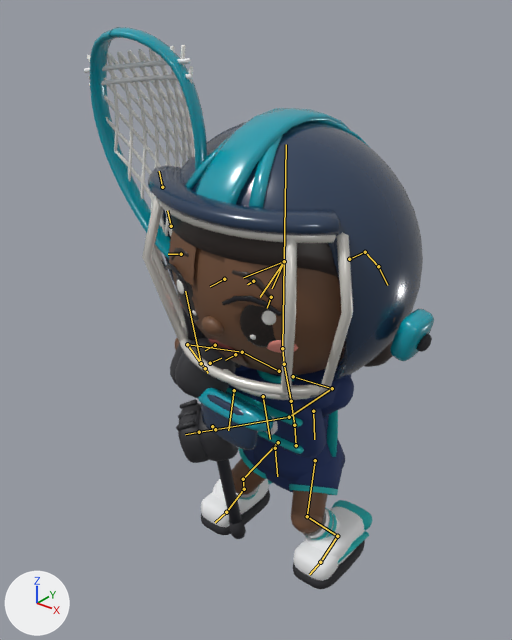
The Blender file 3D/Production/Characters/GirlGoalie/LaxAttack_girl_goalie.blend, before and after one commit.
The view is the same before and after, from a 50 mm camera at (1.041, -1.466, 1.616) aimed at (-0.082, -0.062, 0.746). The lights are fixed; the arrows at lower left show +X, +Y and +Z. The older version comes first. Both versions are drawn at frame 9 of the action 'goalie_crossover_right'; the numbers are the values there. The bones that change, and the others that lie on the model, are drawn over the model as lines.

Names of what the first picture shows: 'girl_goalie_chest_protector', 'girl_goalie_face', 'girl_goalie_gloves', 'girl_goalie_hair', 'girl_goalie_head', 'girl_goalie_headgear', 'girl_goalie_kit', 'girl_goalie_limbs', 'girl_goalie_shoes', 'lax_girl_goalie_stick'.
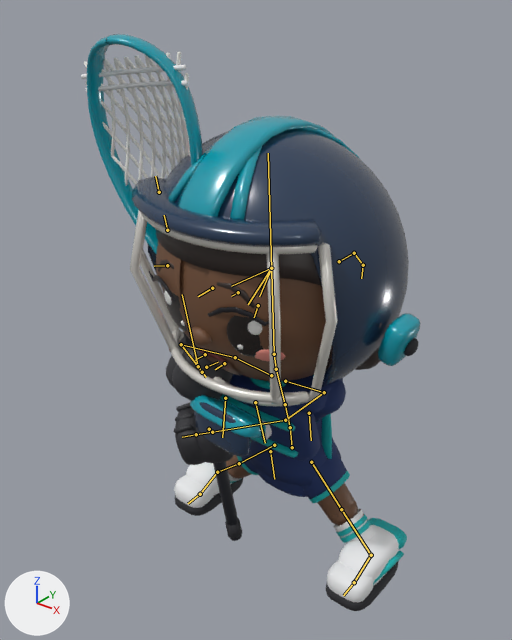
What differs and where, as boxes [x1, y1, x2, y2] in the pictures (512 x 640 px):
'girl_goalie_headgear', posed: before [142, 108, 434, 450]; after [130, 116, 421, 457]
'lax_girl_goalie_stick', posed: before [84, 27, 246, 539]; after [81, 34, 242, 541]
'girl_goalie_head', posed: before [172, 229, 395, 375]; after [161, 260, 382, 381]
'girl_goalie_shoes', posed (35% wider, 35% taller): before [201, 479, 373, 589]; after [174, 462, 407, 611]
'girl_goalie_face', posed: before [161, 230, 298, 368]; after [149, 241, 286, 376]
'girl_goalie_hair', posed (7% shorter): before [170, 215, 393, 367]; after [156, 229, 380, 370]
'girl_goalie_chest_protector', posed (6% shorter): before [227, 365, 351, 458]; after [221, 374, 343, 461]
'girl_goalie_gloves', posed: before [170, 333, 241, 463]; after [166, 337, 252, 465]
'girl_goalie_kit', posed (7% wider): before [239, 368, 345, 495]; after [237, 378, 350, 503]
'girl_goalie_limbs', posed (14% wider): before [175, 338, 354, 540]; after [169, 340, 374, 544]
bone 'pelvis', root to tip: before (296, 445) to (294, 425); after (292, 447) to (290, 427)
bone 'hair_01', root to tip: before (349, 259) to (365, 252); after (339, 261) to (354, 253)
bone 'hair_02', root to tip: before (365, 252) to (378, 266); after (354, 253) to (363, 265)
bone 'hair_03', root to tip: before (378, 266) to (387, 285); after (363, 265) to (361, 278)
bone 'stick', root to tip: before (201, 363) to (185, 291); after (198, 366) to (182, 294)

The change in detail:
Bone 'pelvis' (bone_pelvis) moves from (0.024, -0.08, 0.0) to (0.01, -0.094, 0.0).
Bone 'pelvis' (bone_pelvis) turns from (8, 0, -1) to (10, 0, 0) degrees about its own x, y and z.
Bone 'hair_01' (bone_hair_01) turns from (8, 0, 2) to (8, 0, 4) degrees about its own x, y and z.
Bone 'hair_02' (bone_hair_02) turns from (16, 0, 3) to (15, 0, 9) degrees about its own x, y and z.
Bone 'hair_03' (bone_hair_03) turns from (23, 0, 5) to (23, 0, 13) degrees about its own x, y and z.
Bone 'ik_foot_L' (bone_ik_foot_l) moves from (0.124, 0.004, -0.012) to (0.246, 0.008, -0.003).
Bone 'ik_foot_R' (bone_ik_foot_r) moves from (-0.107, 0.008, -0.003) to (-0.225, 0.002, -0.016).
Bone 'stick' (bone_stick) moves from (0.263, 0.257, 0.213) to (0.249, 0.243, 0.213).
